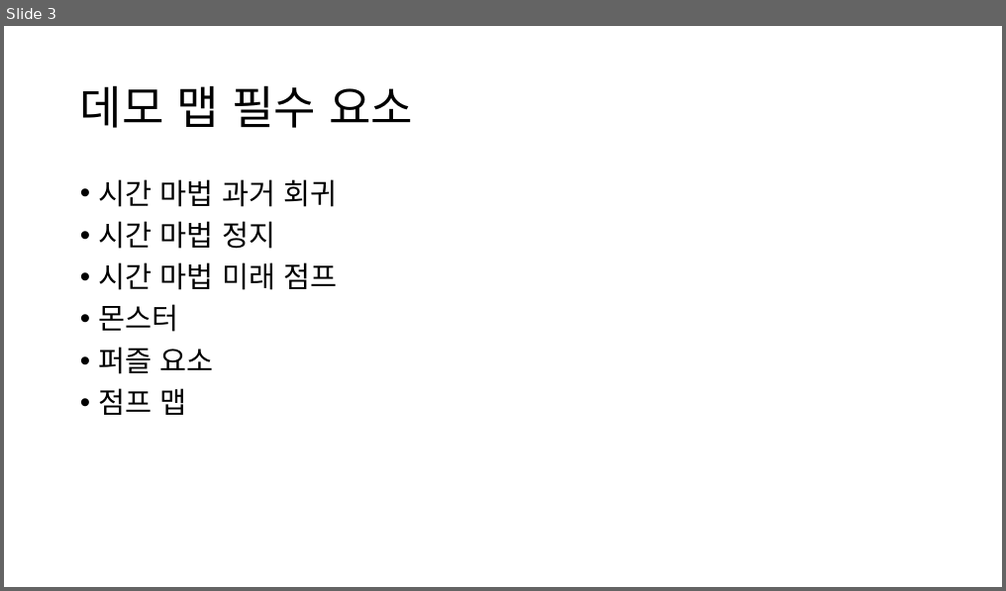
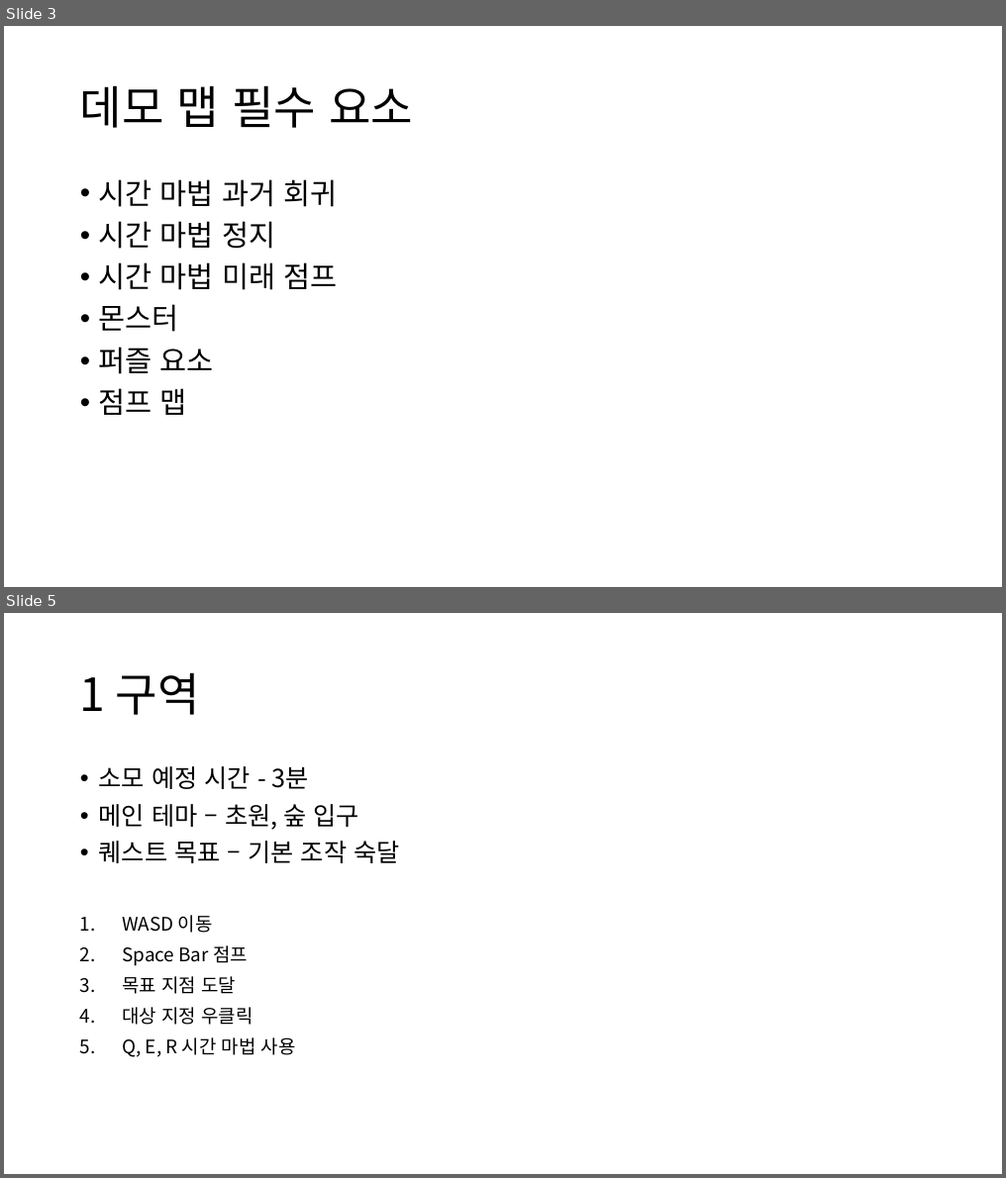
Before and after one commit to yimgunho/Witch_of_Time, a slide deck: 시간의 마녀_데모맵 기획.pptx. Shown one above the other, each under a label of ours: slide 3 before the commit, slides 3 and 5 after it; the slides between them are not shown. The pictures are 1006x591 and 1006x1178 pixels, drawn with LibreOffice and Linux fonts; fonts in the diff are those of the drawing. Boxes give left, top, right and bottom in pixels: in the first picture for what was removed or moved away, otherwise in the second. Text is boxed around its words. In the diff, an @@ line names an element or a change of style, - is before the commit and + after.

```diff
--- a/시간의 마녀_데모맵 기획.pptx
+++ b/시간의 마녀_데모맵 기획.pptx
@@ slide 5 added at (4,613,1002,1174), background #FFFFFF @@
@@ title added at (80,672,200,715), 44 pt, text #000000 @@
+1 구역
@@ text added at (99,766,399,1058), 18 pt, text #000000 @@
+• 소모 예정 시간 - 3분
+• 메인 테마 – 초원, 숲 입구
+• 퀘스트 목표 – 기본 조작 숙달
+1. WASD 이동
+2. Space Bar 점프
+3. 목표 지점 도달
+4. 대상 지정 우클릭
+5. Q, E, R 시간 마법 사용
```
Also in this commit, not shown: 2 slides changed, 3 other slides added, 6 other files.
